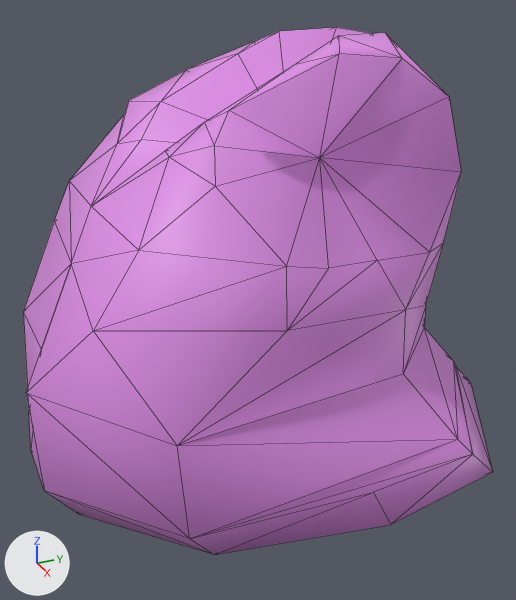
The FBX model Contents/mods/Authentic Z - Current/media/models_X/Skinned/CustomBodies/FatBody03_M/FatBod_M_03_HuntingVest.fbx, before and after one commit.
The view is the same before and after, from a camera (50 mm lens) standing at (0.00464, -0.00206, 0.00857) and looking at (0.0001, -0.00001, 0.0063). Lighting does not change. The marker at lower left points along +X, +Y and +Z. Mesh edges are drawn as thin lines. Where no turn or scale is listed for an object, it has been applied to the vertices.

Script lines for the objects in view, before the commit:
```python
me_mesh_002 = bpy.data.meshes.new('Mesh.002')
me_mesh_002.from_pydata(...)  # 103 vertices, 202 faces; spans x -0.00171..0.00159, y -0.00181..0.00192, z 0.00505..0.00821
me_mesh_002.materials.append(mat_material_002)  # its picture is missing
# before: 15 (0.0014, -0.00106, 0.00543) at pixel (189, 538), 33 (0.00093, -0.00112, 0.00716) at pixel (138, 250), 94 (0.00051, -0.00179, 0.00538) at pixel (44, 490)
ob_bob_highvisvest = bpy.data.objects.new('Bob_HighVisVest', me_mesh_002)
ob_bob_highvisvest.location = (0.0, 0.0, 0.0)
```
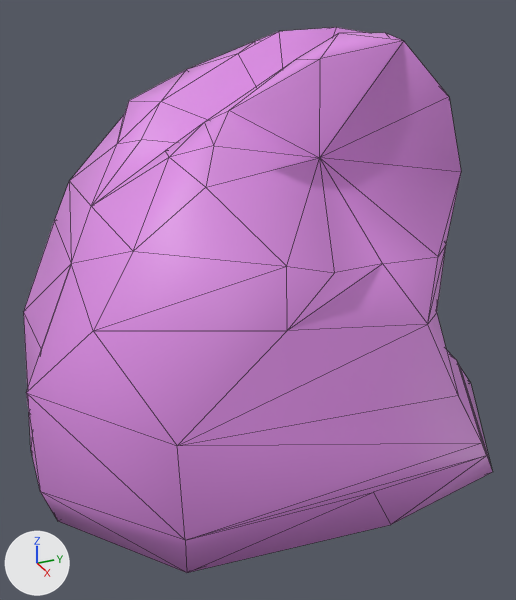
The change in detail:
me_mesh_002 has 103 vertices, 202 faces and spans x -0.00171..0.00159, y -0.00181..0.00192, z 0.00505..0.00821.
me_mesh_002 is used by ob_bob_highvisvest; location (0.0, 0.0, 0.0).
Part 1, on me_mesh_002:
Vertices 15, 33, 94 of me_mesh_002 move by (0.0, -0.00003, 0.0).
Vertex 2 of me_mesh_002 moves from (0.00098, -0.00067, 0.00749) at pixel (215, 186) to (0.00098, -0.00073, 0.00749) at pixel (205, 187).
Vertex 3 of me_mesh_002 moves from (0.00072, 0.0007, 0.00809) at pixel (402, 58) to (0.00072, 0.0007, 0.00819) at pixel (403, 40).
Vertex 4 of me_mesh_002 moves from (0.00054, 0.00157, 0.00563) at pixel (453, 360) to (0.00054, 0.00161, 0.00563) at pixel (456, 359).
Vertex 5 of me_mesh_002 moves from (0.00158, 0.00093, 0.00558) at pixel (472, 454) to (0.00163, 0.001, 0.00558) at pixel (486, 455).
Vertex 6 of me_mesh_002 moves from (0.00051, 0.00164, 0.00554) at pixel (456, 366) to (0.00051, 0.00168, 0.00554) at pixel (459, 366).
Vertex 9 of me_mesh_002 moves from (0.001, 0.00086, 0.00646) at pixel (425, 305) to (0.00112, 0.00086, 0.00646) at pixel (436, 312).
Vertex 14 of me_mesh_002 moves from (0.00116, 0.00032, 0.00695) at pixel (377, 260) to (0.00123, 0.00032, 0.00695) at pixel (382, 263).
Vertex 16 of me_mesh_002 moves from (0.00126, -0.00085, 0.0051) at pixel (214, 554) to (0.00134, -0.00107, 0.0051) at pixel (186, 572).
Vertex 20 of me_mesh_002 moves from (0.00151, 0.00084, 0.00568) at pixel (457, 439) to (0.00161, 0.00097, 0.00568) at pixel (481, 442).
Vertex 23 of me_mesh_002 moves from (0.00045, 0.00039, 0.00821) at pixel (338, 35) to (0.00045, 0.00039, 0.00822) at pixel (338, 33).
Vertex 24 of me_mesh_002 moves from (0.00044, 0.00009, 0.00805) at pixel (295, 64) to (0.00044, 0.00009, 0.00808) at pixel (295, 59).
Vertex 26 of me_mesh_002 moves from (0.00118, 0.00059, 0.00608) at pixel (403, 373) to (0.00156, 0.00075, 0.00608) at pixel (458, 395).
Vertex 27 of me_mesh_002 moves from (0.00116, 0.00058, 0.00656) at pixel (405, 309) to (0.00139, 0.00058, 0.00656) at pixel (427, 324).
Vertex 28 of me_mesh_002 moves from (0.00097, 0.00098, 0.0069) at pixel (443, 242) to (0.00099, 0.00098, 0.0069) at pixel (446, 244).
Vertex 29 of me_mesh_002 moves from (0.00116, 0.00072, 0.00694) at pixel (429, 252) to (0.00125, 0.00072, 0.00694) at pixel (438, 256).
Vertex 83 of me_mesh_002 moves from (0.00126, -0.00008, 0.007) at pixel (328, 268) to (0.00133, -0.00008, 0.007) at pixel (334, 272).
Vertex 95 of me_mesh_002 moves from (0.00045, -0.00157, 0.00505) at pixel (79, 514) to (0.00045, -0.00172, 0.00505) at pixel (57, 521).
Vertex 102 of me_mesh_002 moves from (0.00069, 0.00026, 0.00813) at pixel (339, 53) to (0.00069, 0.00013, 0.00811) at pixel (320, 58).

Boxes (x1, y1, x2, y2) around the edits, measured in the pictures (516 x 600 px; the box of a moved part takes in the faces that stretch with it):
'Bob_HighVisVest', reshaped
    before: (24, 27, 492, 555)
    after: (24, 27, 492, 573)
part 1 of me_mesh_002, moved or reshaped
    before: (28, 33, 492, 555)
    after: (27, 33, 492, 573)
